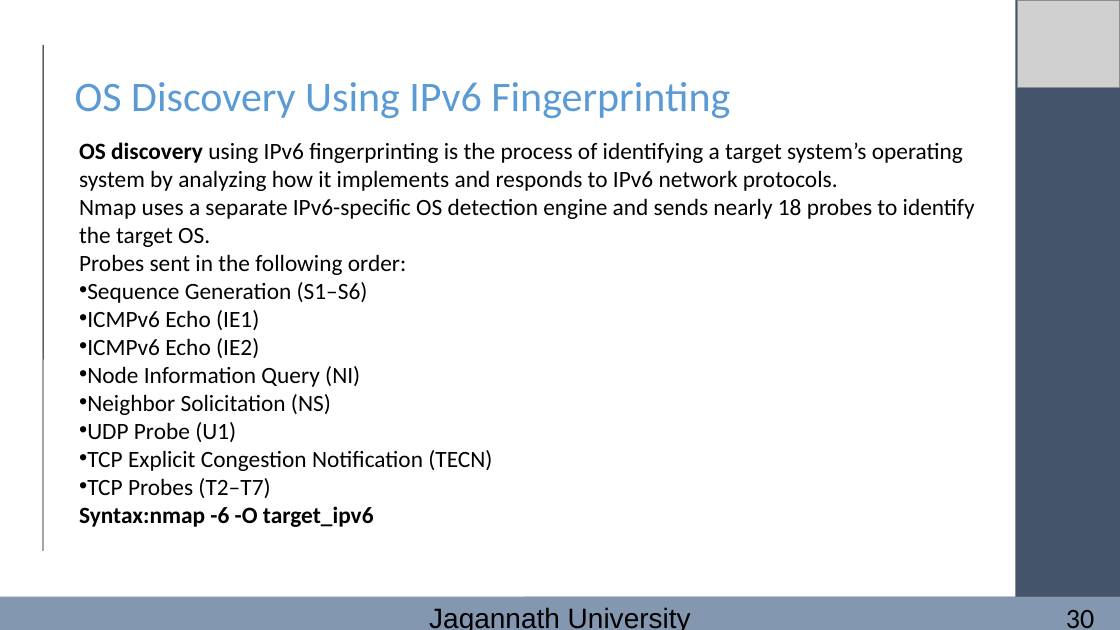
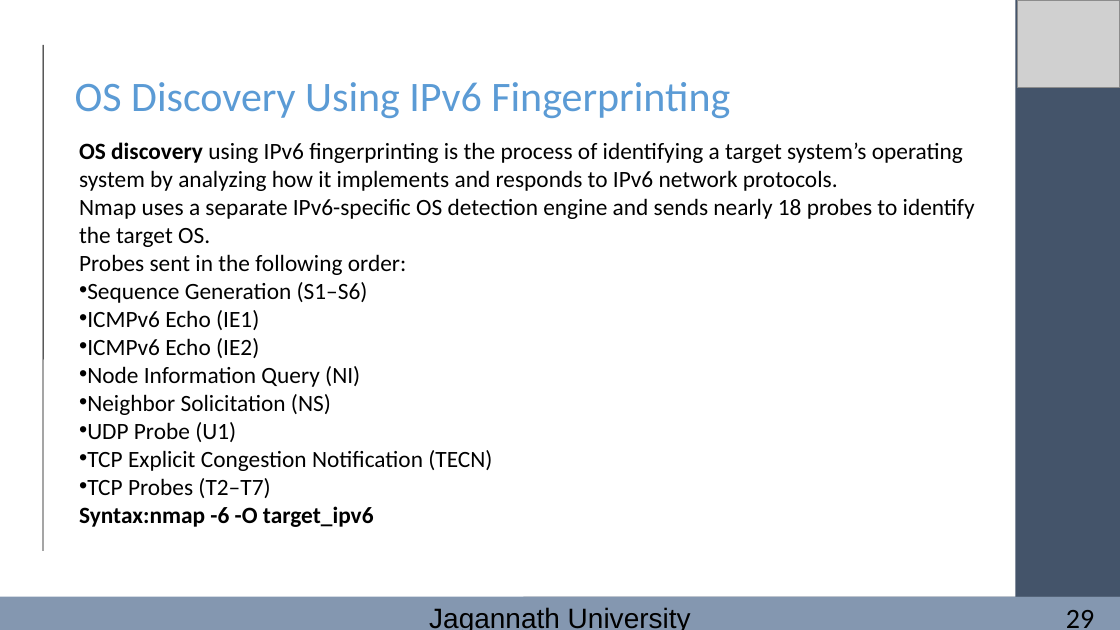
Before and after one commit to FarhanaSuci/MSc_JnU_PresentationSlides, a slide deck: slide 29 of Presentetion_EthicalHacking (1).pptx. Drawn at 1120x630 pixels with LibreOffice and Linux fonts; fonts in the diff are those of the drawing; grey boxes stand for pictures. Boxes give left, top, right and bottom in pixels: in the first picture for what was removed or moved away, otherwise in the second. Text is boxed around its words. In the diff, an @@ line names an element or a change of style, - is before the commit and + after.

```diff
--- a/Presentetion_EthicalHacking (1).pptx
+++ b/Presentetion_EthicalHacking (1).pptx
@@ text at (1066, 610, 1094, 628): text changed @@
-30
+29
```
Also in this commit, not shown: 30 other slides changed.
